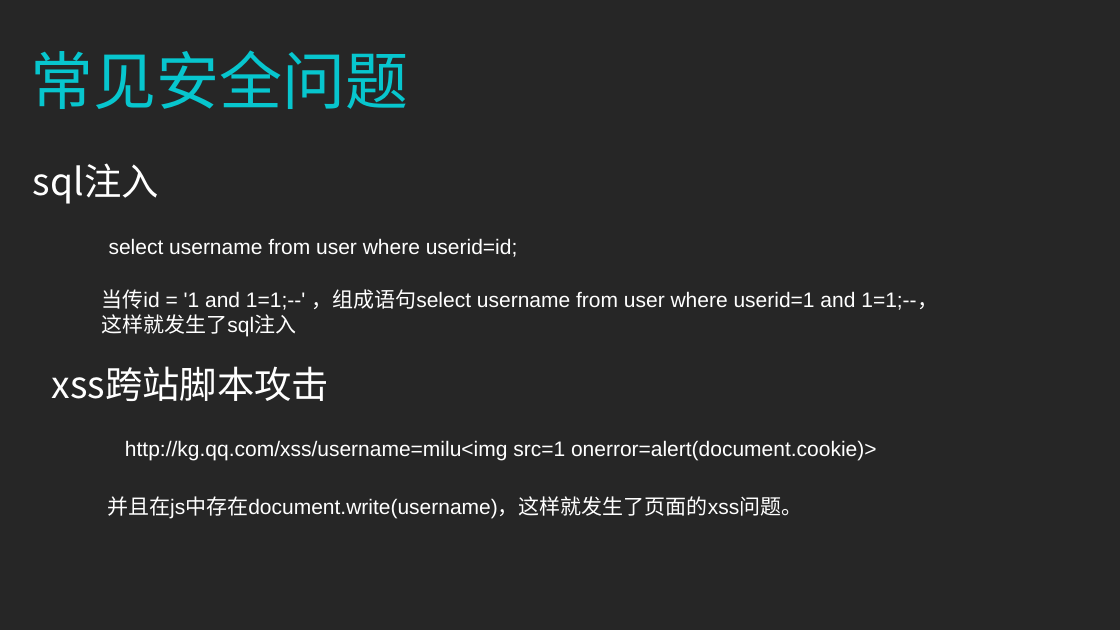
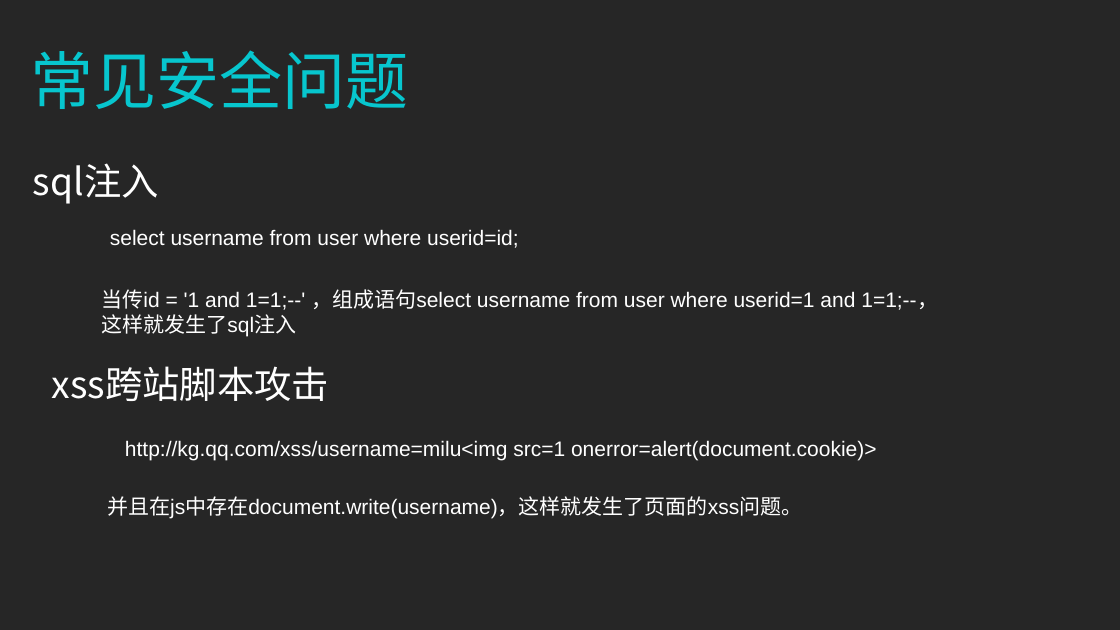
Before and after one commit to zhazhaxia/koa-start, a slide deck: slide 2 of static/xss/web-xss.ppt. Drawn at 1120x630 pixels with LibreOffice and Linux fonts; fonts in the diff are those of the drawing. Boxes give left, top, right and bottom in pixels: in the first picture for what was removed or moved away, otherwise in the second. Text is boxed around its words. In the diff, an @@ line names an element or a change of style, - is before the commit and + after.

```diff
--- a/static/xss/web-xss.ppt
+++ b/static/xss/web-xss.ppt
@@ text "select username from user where ..." moved from (x1=109, y1=238, x2=518, y2=257) to (x1=110, y1=229, x2=519, y2=248) @@
```
Also in this commit, not shown: 17 other files.
